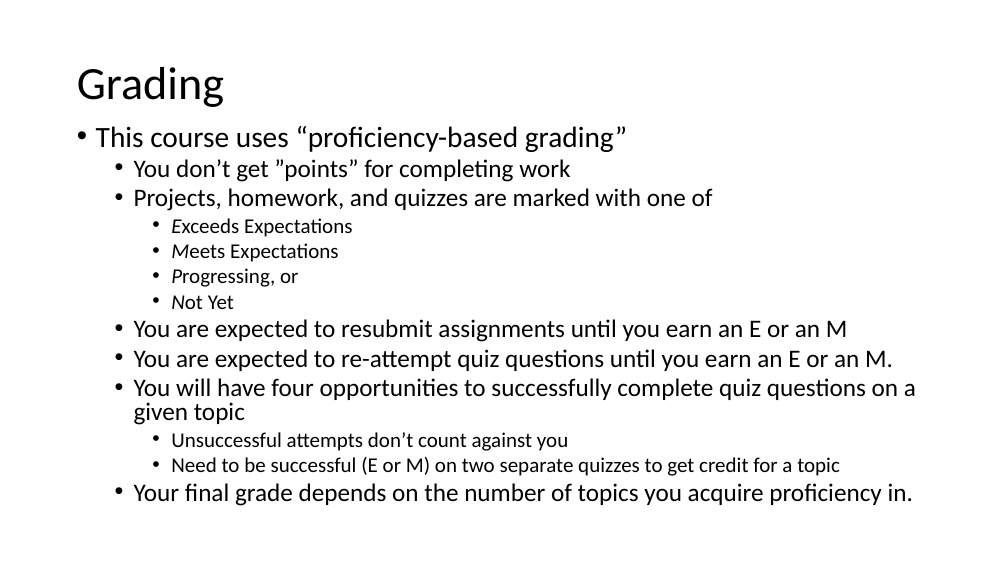
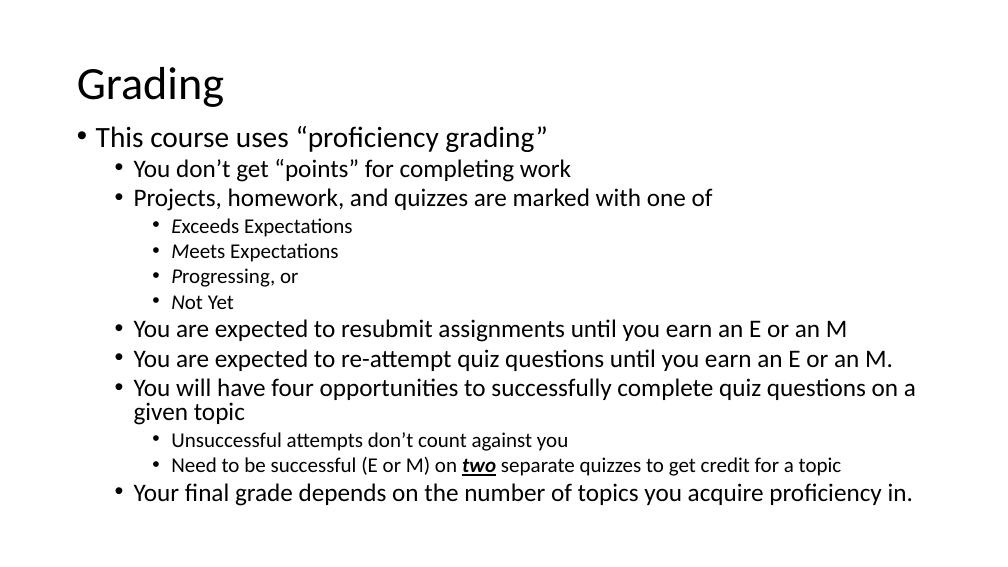
Before and after one commit to KurmasGVSU/KurmasGVSU.github.io, a slide deck: slide 10 of Teaching/Courses/F24/CIS500/LectureNotes/cis500_intro.pptx. Drawn at 1008x567 pixels with LibreOffice and Linux fonts; fonts in the diff are those of the drawing. Boxes give left, top, right and bottom in pixels: in the first picture for what was removed or moved away, otherwise in the second. Text is boxed around its words. In the diff, an @@ line names an element or a change of style, - is before the commit and + after.

```diff
--- a/Teaching/Courses/F24/CIS500/LectureNotes/cis500_intro.pptx
+++ b/Teaching/Courses/F24/CIS500/LectureNotes/cis500_intro.pptx
@@ text at (x1=96, y1=126, x2=571, y2=182): text changed; size 28 to 24 pt @@
-• This course uses “proficiency-based grading”
-  • You don’t get ”points” for completing work
+• This course uses “proficiency grading”
+  • You don’t get “points” for completing work
@@ text at (x1=171, y1=457, x2=842, y2=476): bold on, italic on, underline on in "two" @@
```
Also in this commit, not shown: 6 other slides changed, 5 other files.
